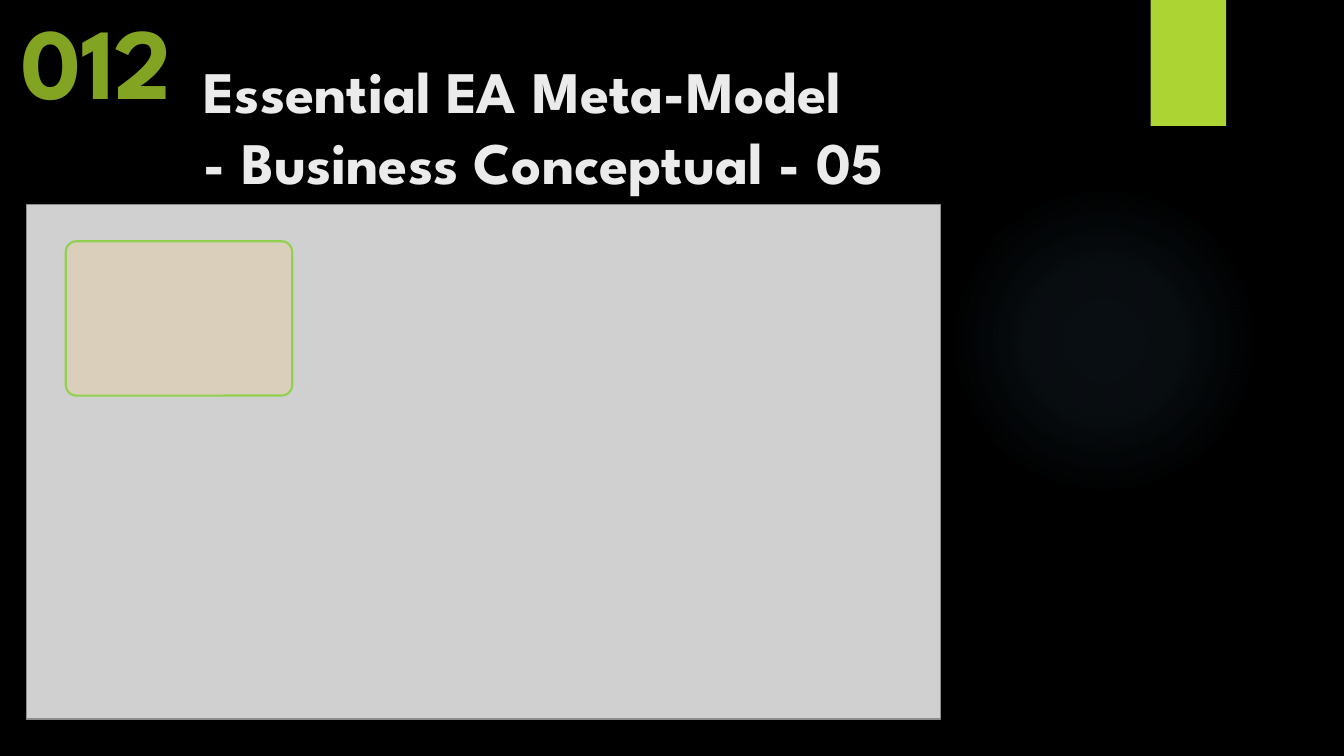
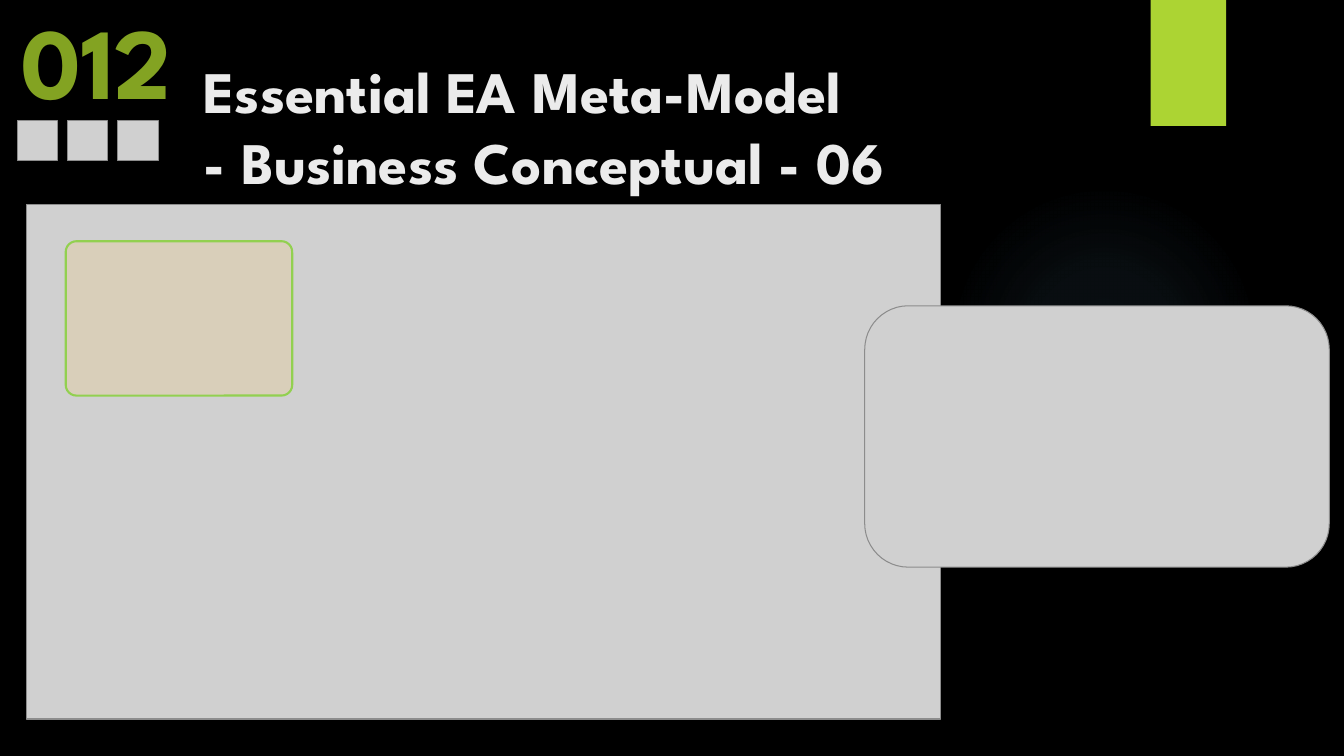
Before and after one commit to yasenstar/EA_MetaModel, a slide deck: slide 13 of Master_EAS_Meta-Model.pptx. Drawn at 1344x756 pixels with LibreOffice and Linux fonts; fonts in the diff are those of the drawing; grey boxes stand for pictures; background and template pictures are left out. Boxes give left, top, right and bottom in pixels: in the first picture for what was removed or moved away, otherwise in the second. Text is boxed around its words. In the diff, an @@ line names an element or a change of style, - is before the commit and + after.

```diff
--- a/Master_EAS_Meta-Model.pptx
+++ b/Master_EAS_Meta-Model.pptx
@@ title at (203, 72, 884, 197): text changed @@
-Essential EA Meta-Model
-- Business Conceptual - 05
+Essential EA Meta-Model
+- Business Conceptual - 06
@@ picture added at (17, 121, 57, 161) @@
@@ picture added at (68, 121, 108, 161) @@
@@ picture added at (118, 121, 159, 161) @@
@@ picture added at (865, 306, 1330, 567) @@
```
Also in this commit, not shown: 3 other slides changed, 5 slides added, 8 other files.
